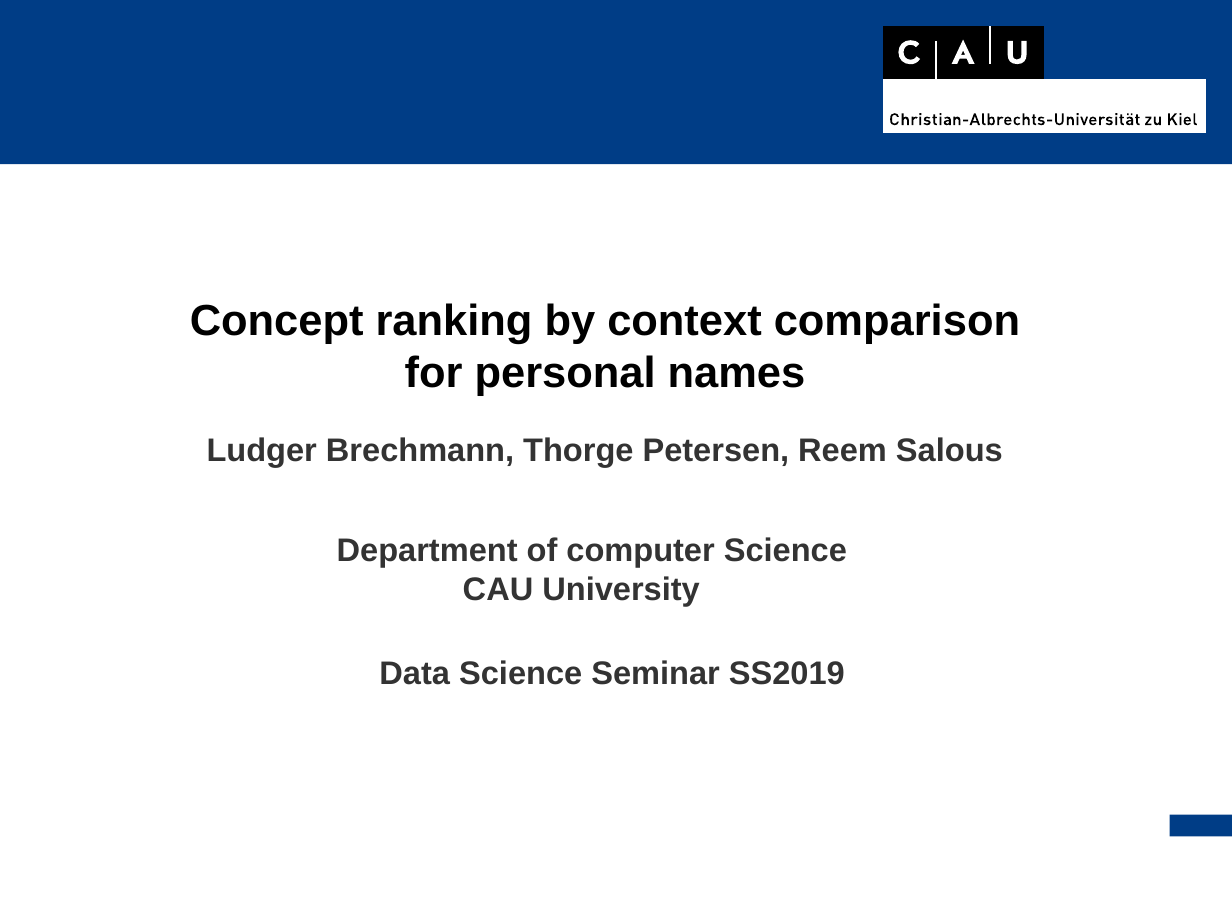
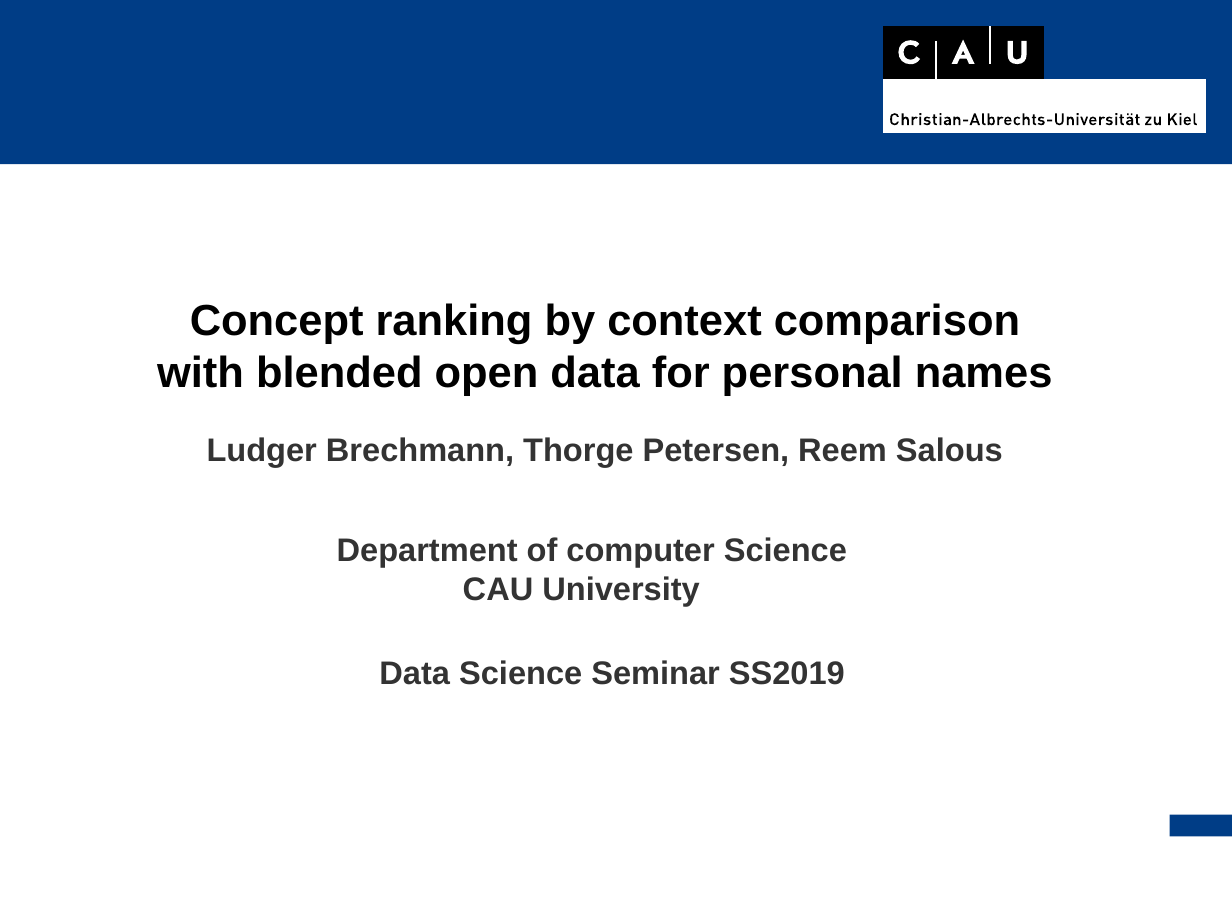
Before and after one commit to thorge/concept-ranking, a slide deck: slide 1 of presentation/pres.odp. Drawn at 1232x924 pixels with LibreOffice and Linux fonts; fonts in the diff are those of the drawing. Boxes give left, top, right and bottom in pixels: in the first picture for what was removed or moved away, otherwise in the second. Text is boxed around its words. In the diff, an @@ line names an element or a change of style, - is before the commit and + after.

```diff
--- a/presentation/pres.odp
+++ b/presentation/pres.odp
@@ text at box(157, 355, 1053, 396): text changed @@
-for personal names
+with blended open data for personal names
```
Also in this commit, not shown: 4 other slides changed.
